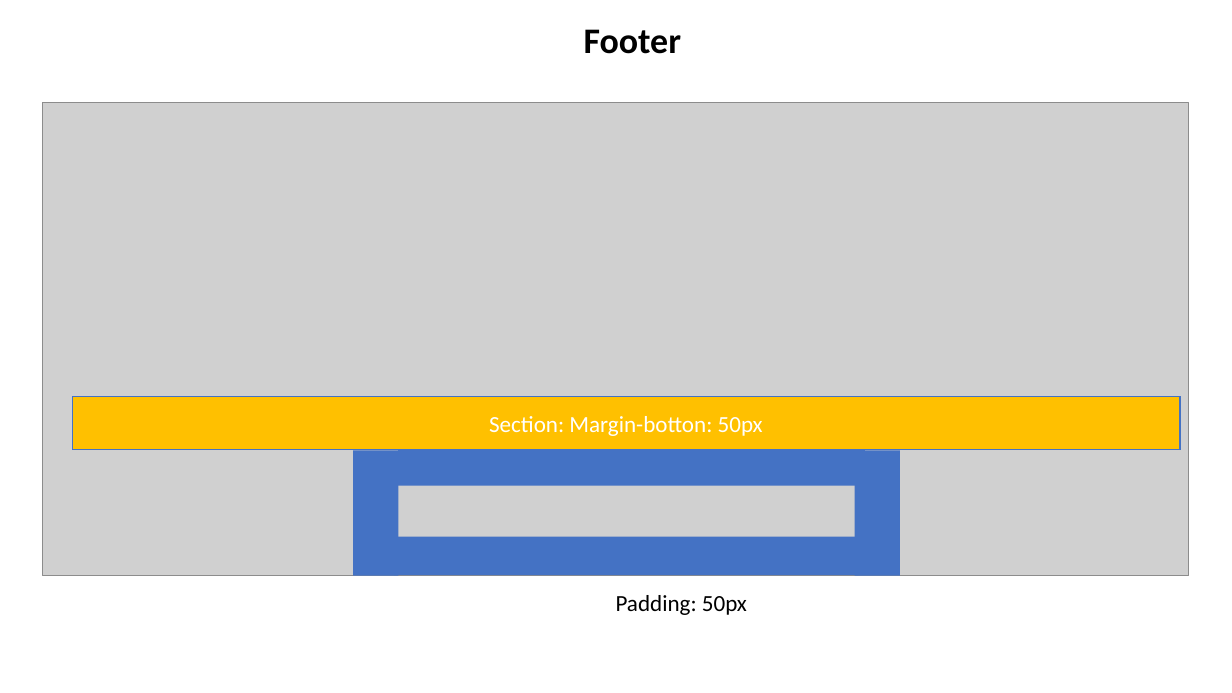
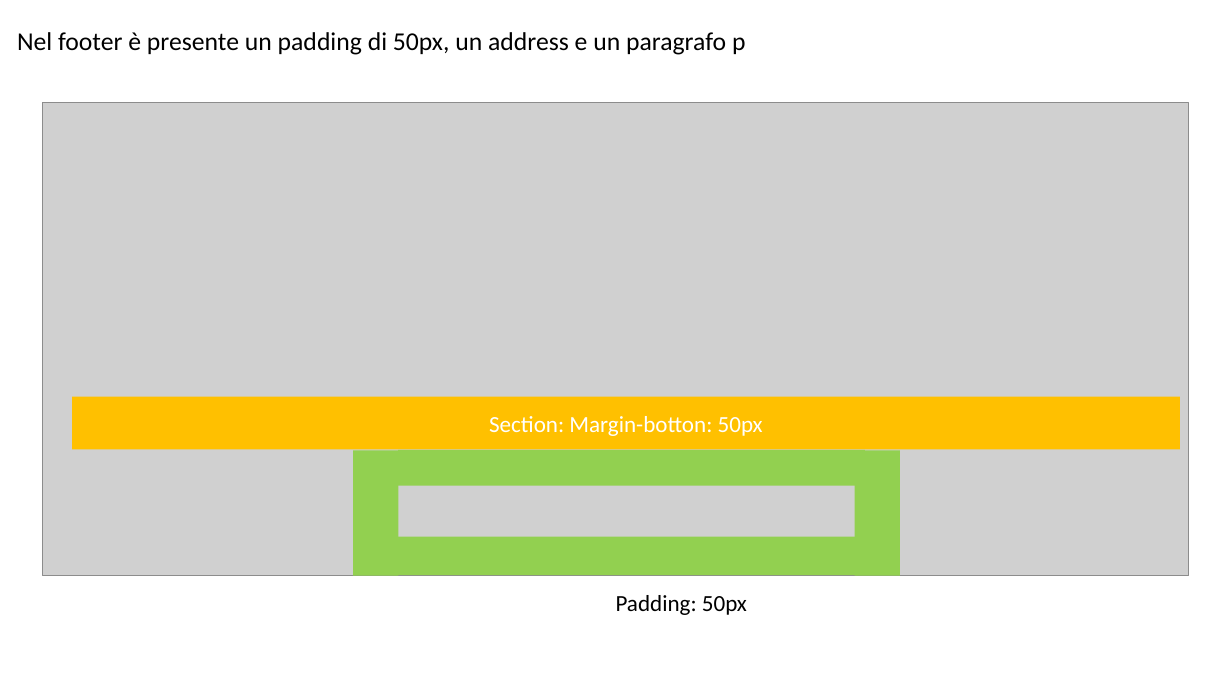
Before and after one commit to O46002060/mhw1, a slide deck: slide 5 of mhw1.pptx (slide 4 before the commit). Drawn at 1232x693 pixels with LibreOffice and Linux fonts; fonts in the diff are those of the drawing; grey boxes stand for pictures. Boxes give left, top, right and bottom in pixels: in the first picture for what was removed or moved away, otherwise in the second. Text is boxed around its words. In the diff, an @@ line names an element or a change of style, - is before the commit and + after.

```diff
--- a/mhw1.pptx
+++ b/mhw1.pptx
@@ title at [17, 32, 745, 55]: text changed; size 28 to 20 pt; bold off @@
-Footer
+Nel footer è presente un padding di 50px, un address e un paragrafo p
@@ rectangle "Section: Margin-botton: 50px" at [72, 396, 1180, 449]: outline #4472C4 1 pt to none @@
@@ fill #4472C4 to #92D050 in 4 elements at [353, 451, 398, 576], [855, 451, 900, 576], [395, 537, 859, 576], [398, 450, 865, 486] @@
```
Also in this commit, not shown: 2 other slides changed, 1 slide added.
